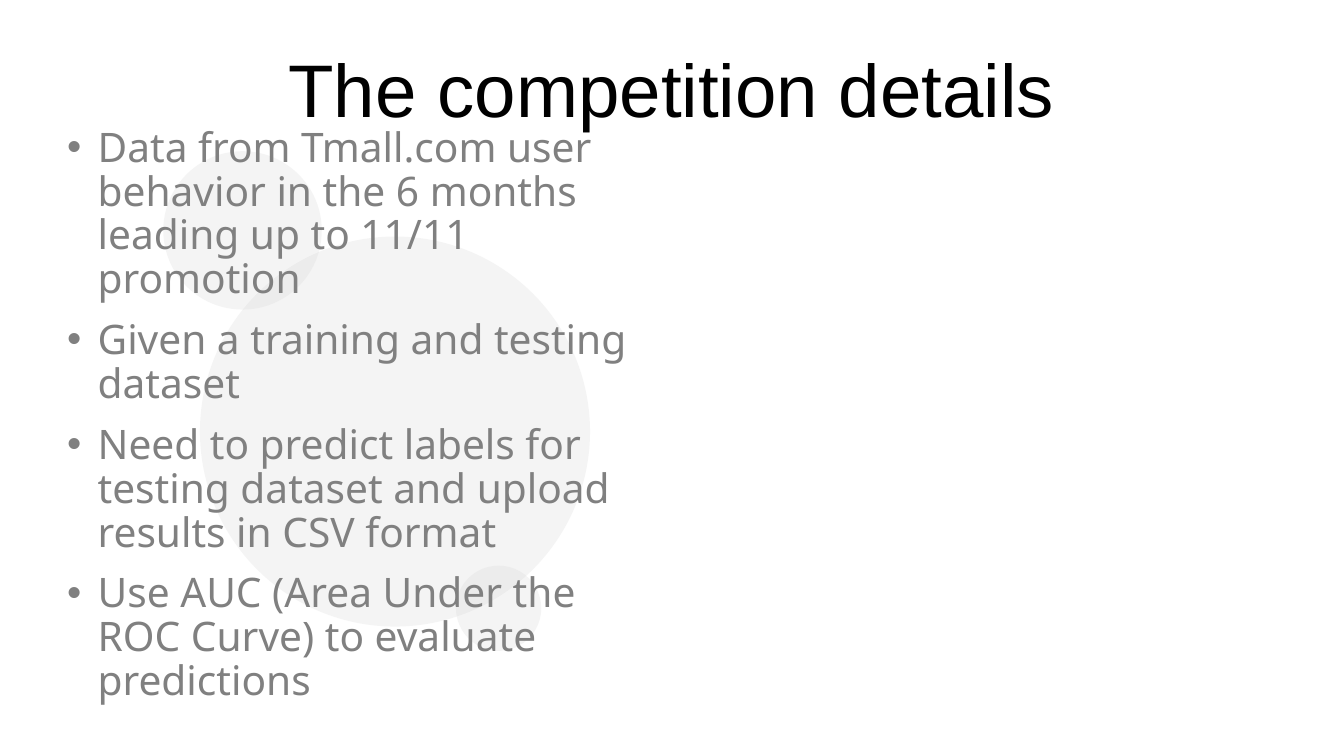
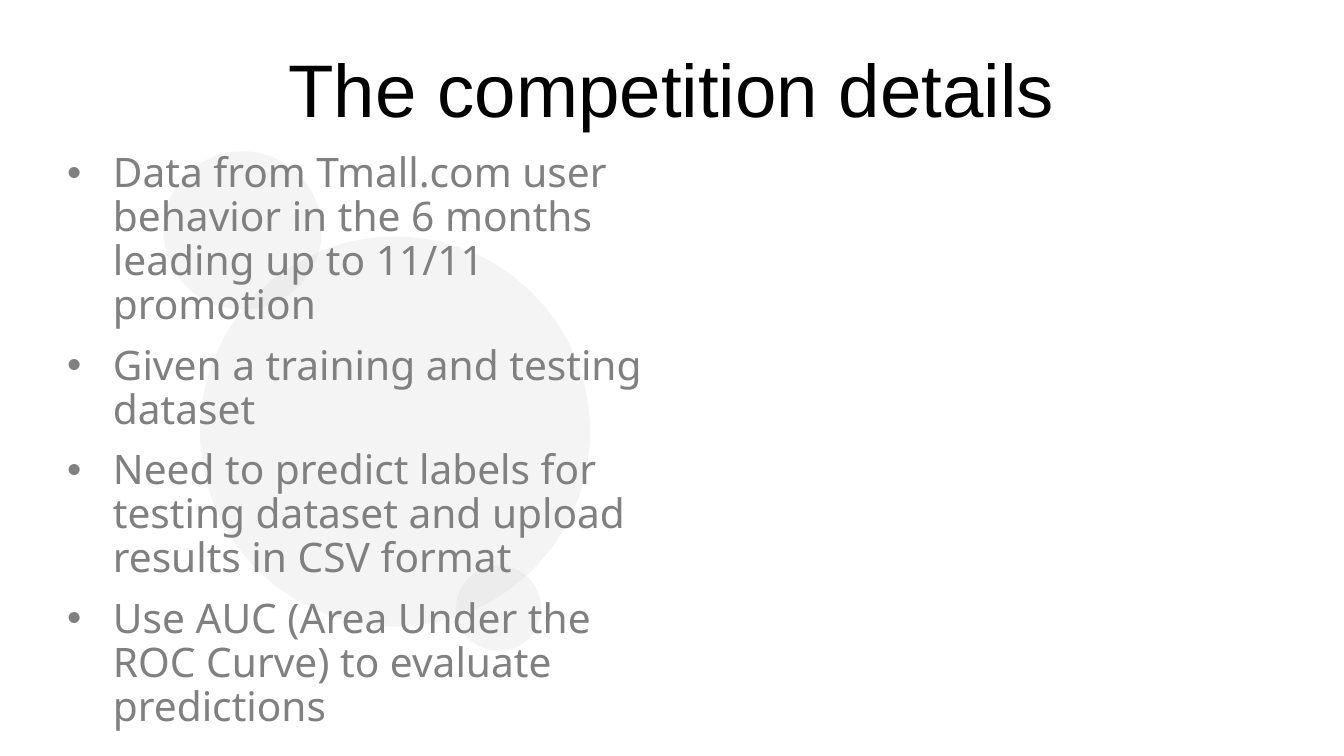
Before and after one commit to atfortes/Repeat-Buyers-Prediction, a slide deck: slide 5 of final_presentation.pptx. Drawn at 1344x756 pixels with LibreOffice and Linux fonts; fonts in the diff are those of the drawing; background and template pictures are left out. Boxes give left, top, right and bottom in pixels: in the first picture for what was removed or moved away, otherwise in the second. Text is boxed around its words. In the diff, an @@ line names an element or a change of style, - is before the commit and + after.

Commit message:
minor edit to final prez

```diff
--- a/final_presentation.pptx
+++ b/final_presentation.pptx
@@ subtitle "Data from Tmall.com user behavior ..." at bbox=[113, 156, 641, 731]: indent changed @@
```
